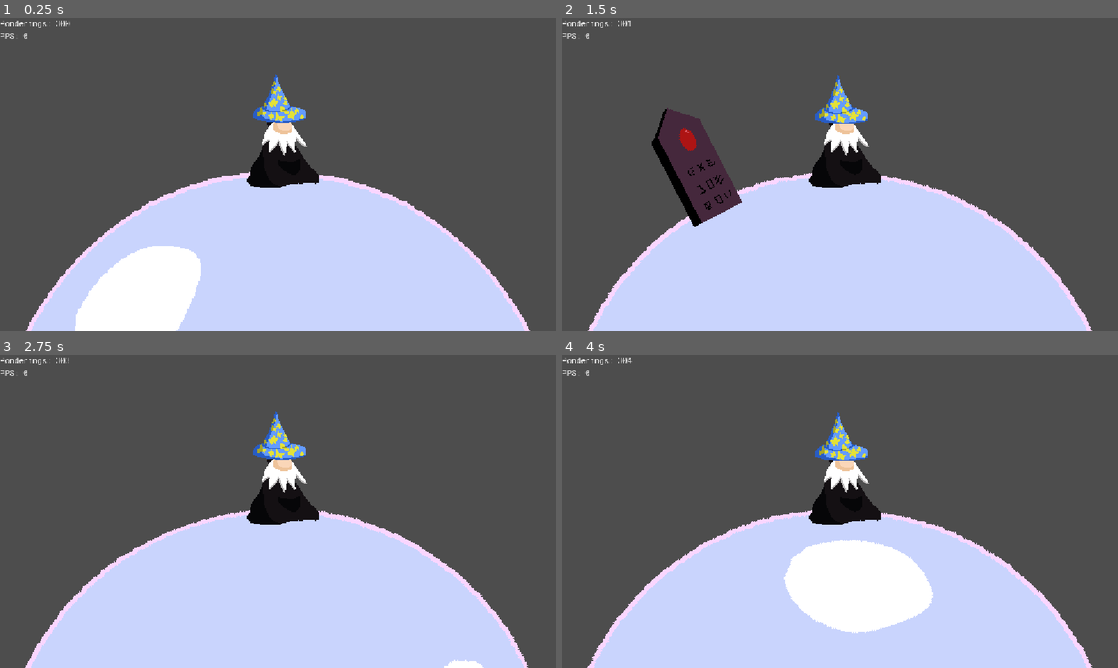
Above: before the commit, frames 1-4 (two rows, left to right).
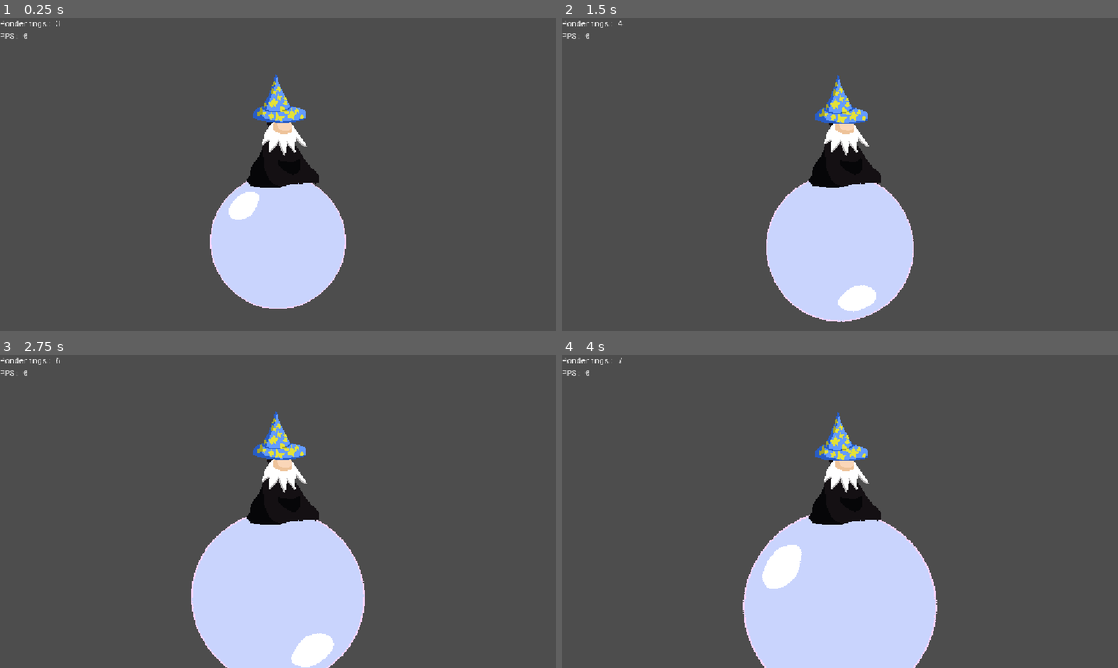
Above: after the commit, the same moments.

Repository: dragonsploder/rollfate
Game: Godot game, scene res://scenes/main.tscn
Same seed, same stepped clock (60 frames per second), same inputs: the game is played once before the commit and once after it.
Inputs:
- Up to frame 1 (0.25 s): no input
- Up to frame 2 (1.5 s): hold Right (r) 0.53-1.28 s; tap Z (a) at 0.6 s; tap Right (r) at 1.35 s
- Up to frame 3 (2.75 s): tap Z (a) at 1.55, 2.1 s; hold Right (r) from 2.03 s (still down)
- Up to frame 4 (4 s): release Right (r) at 2.78 s; tap Left (l) at 2.85 s; tap Z (a) at 3.05 s; hold Right (r) from 3.53 s (still down)

The runs differ from the first frame. In frame 1, 25% of the frame differs, in the area x 4-96%, y 0-100%; in frame 2, 27%; in frame 3, 21%; in frame 4, 25%.

Commit message:
true effect

Diff:
--- a/scripts/main.gd
+++ b/scripts/main.gd
@@ -4,7 +4,7 @@
 @export var camera : Camera2D
 @export var ui: Node
 
-var ponderings = 300.0
+var ponderings = 3.0
 var planet_scale = 1
 const PLAYER_SPEED = 10000
 
